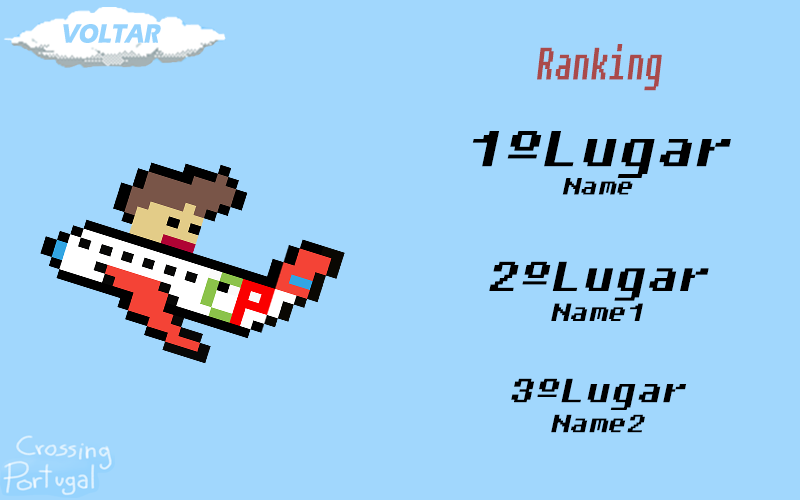
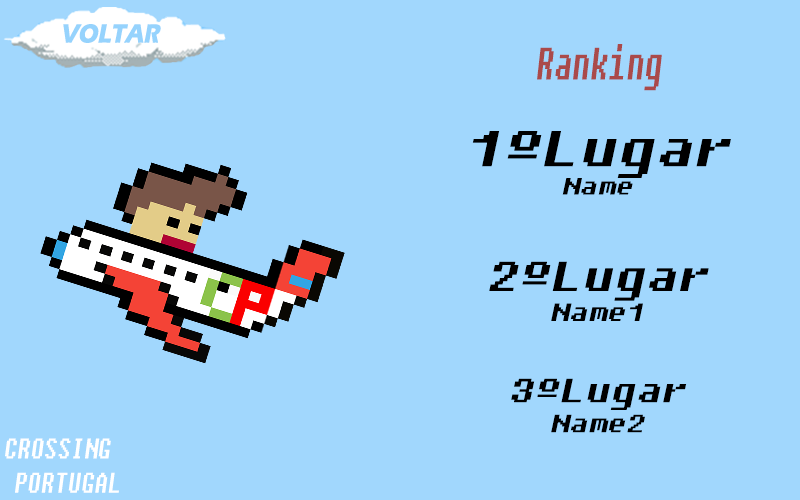
The second 800x500 image is a revision of the first. Changes to its layers:
removed layer "Layer 3" over [0, 434, 115, 498]
added layer "CROSSINGPORTUGAL" above "28908392_1981642095197497_1399008447_n" over [5, 438, 119, 493]
